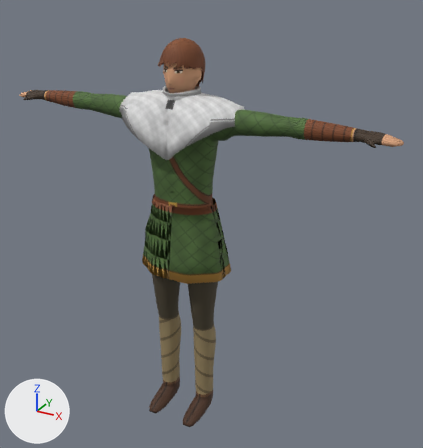
Before and after pictures for a commit that changed the glTF model public/models/ranger.glb.
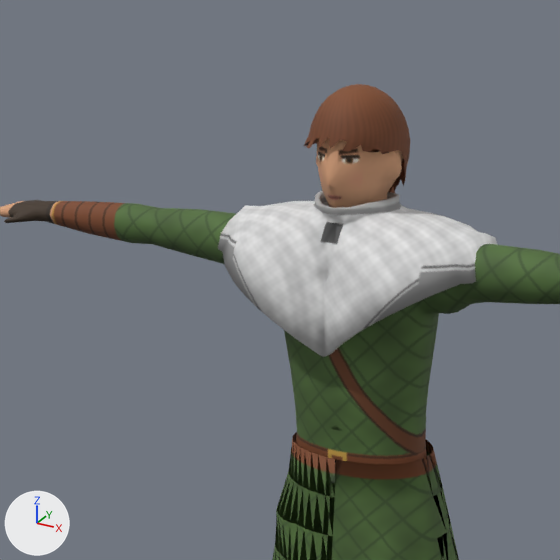
Each version appears first whole from a 50 mm camera at (1.294, -2.09, 2.084) aimed at (0.095, 0.09, 0.994), and next in a close-up on the part from 5% to 64% of the width and 0% to 56% of the height. Every picture has the same lights, and +X, +Y and +Z are marked at lower left. The older version's two pictures come first. Vertices at exactly the same position are counted once.

Objects in the first close-up: 'Ranger'.
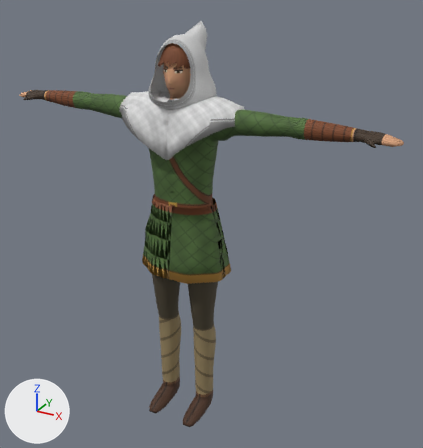
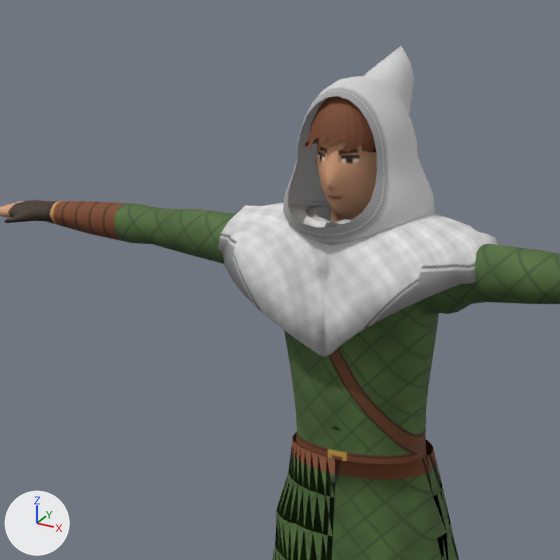
Commit message: Ranger: a pointed Robin Hood hood over his head

Boxes [x1, y1, x2, y2] around the edits, measured in the close-ups (560 x 560 px):
'Ranger', reshaped: before [0, 84, 560, 560]; after [0, 46, 560, 560]
part 1 of me_ranger, added: after [283, 46, 435, 245]
part 2 of me_ranger, deleted: before [305, 191, 409, 225]

Patch to the scene script:
```diff
--- a/public/models/ranger.glb.py
+++ b/public/models/ranger.glb.py
@@ me_ranger @@
 # used by ob_ranger; location = (0.0, 0.0, 0.0)
-me_ranger.from_pydata(...)  # 2768 vertices, 5336 faces; spans x -0.92..0.92, y -0.18..0.18, z 0.0..1.82
+me_ranger.from_pydata(...)  # 2964 vertices, 5653 faces; spans x -0.92..0.92, y -0.18..0.2, z 0.0..1.88
+# me_ranger part 1: a new loose piece of 287 vertices spanning x -0.14..0.14, y -0.13..0.2, z 1.54..1.88, in mat_ranger_skirt (picture img_ranger_tex)
+# me_ranger part 2
+# 91 vertices are removed from x -0.08..0.08, y -0.09..0.09, z 1.59..1.62
+# 223 faces are deleted
 me_ranger.materials.append(mat_ranger_body)
```
